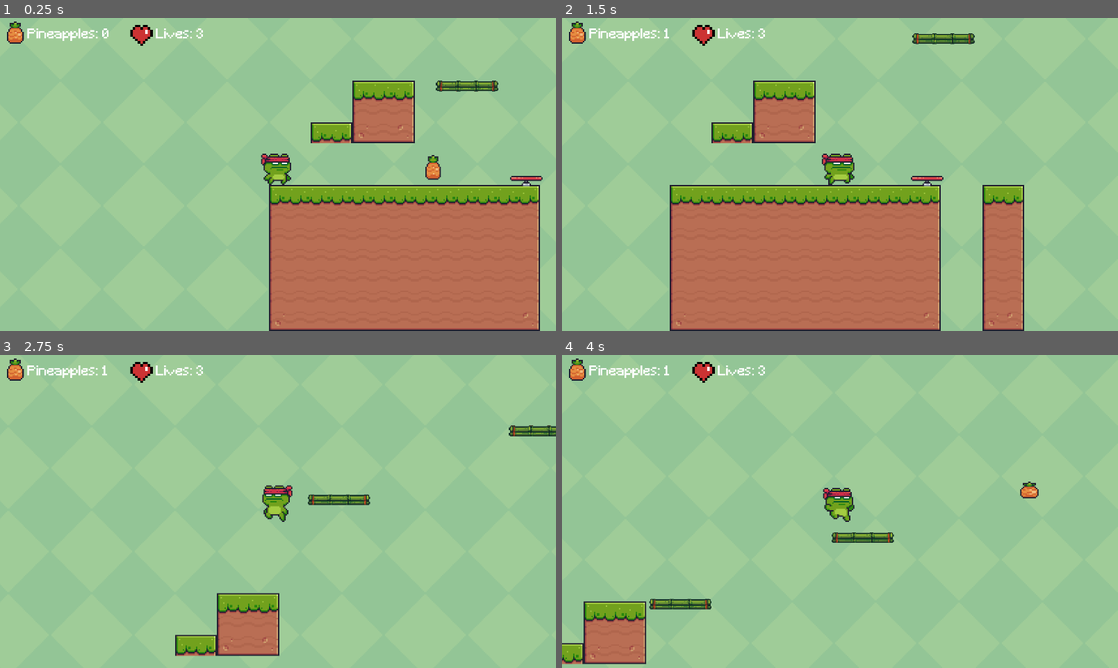
Above: before the commit, frames 1-4 (two rows, left to right).
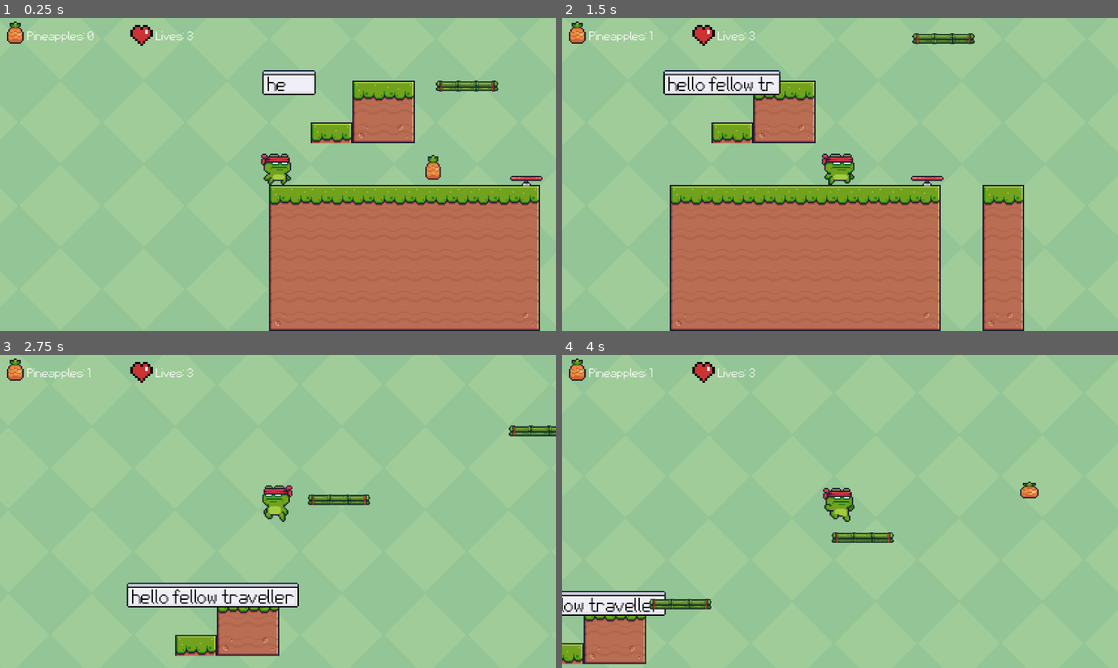
Above: after the commit, the same moments.

Repository: GuyHev/PlatformerGame
Game: Godot game, scene res://scenes/Game.tscn
Two runs of this game, one before a commit and one after it. Both use one fixed random seed, a clock stepped at 60 frames per second and the inputs below.
Inputs:
- Up to frame 1 (0.25 s): no input
- Up to frame 2 (1.5 s): hold D (move_right) from 0.53 s (still down); tap Space (jump) at 0.77 s
- Up to frame 3 (2.75 s): tap Space (jump) at 1.52 s; release D (move_right) at 2.03 s; hold A (move_left) from 2.03 s (still down)
- Up to frame 4 (4 s): release A (move_left) at 2.78 s; hold D (move_right) from 2.78 s (still down); tap Space (jump) at 3.02, 3.77 s

The runs differ from the first frame. In frame 1, 1.2% of the frame differs, in the area x 4-57%, y 3-25%; in frame 2, 2.1%; in frame 3, 2.9%, in the area x 4-54%, y 3-81%; in frame 4, 1.8%.

Commit message:
added dialog box + changed font

Diff:
--- a/scenes/Game.tscn
+++ b/scenes/Game.tscn
@@ -2,7 +2,7 @@
 
 [ext_resource type="Script" uid="uid://bicyt60lsoeg6" path="res://scripts/Level_manager.gd" id="1_78awf"]
 [ext_resource type="Script" uid="uid://o0o5yuuec682" path="res://scripts/main_game.gd" id="1_s0nni"]
-[ext_resource type="PackedScene" uid="uid://1u2iidrhp6my" path="res://scenes/UI.tscn" id="2_3xj3m"]
+[ext_resource type="PackedScene" uid="uid://1u2iidrhp6my" path="res://scenes/HUD.tscn" id="2_3xj3m"]
 
 [node name="Main_Game" type="Node2D"]
 script = ExtResource("1_s0nni")
--- /dev/null
+++ b/scenes/dialog_box.tscn
@@ -0,0 +1,34 @@
+[gd_scene load_steps=4 format=3 uid="uid://f7hu3476fi2h"]
+
+[ext_resource type="Texture2D" uid="uid://daqsxwnmysh8p" path="res://assets/Custom made/dialog_box.png" id="1_txdcs"]
+[ext_resource type="FontFile" uid="uid://3eyby7pentyu" path="res://assets/Fonts/pixel font.ttf" id="2_cf5v1"]
+[ext_resource type="Script" uid="uid://yfcfqpfgxyiy" path="res://scripts/dialog_box.gd" id="3_1aoee"]
+
+[node name="DialogBox" type="MarginContainer"]
+offset_right = 41.0
+offset_bottom = 17.0
+
+[node name="NinePatchRect" type="NinePatchRect" parent="."]
+layout_mode = 2
+texture = ExtResource("1_txdcs")
+region_rect = Rect2(-0.0315228, -0.0471287, 15.1078, 15.0718)
+patch_margin_left = 2
+patch_margin_top = 6
+patch_margin_right = 2
+patch_margin_bottom = 3
+
+[node name="MarginContainer" type="MarginContainer" parent="."]
+layout_mode = 2
+theme_override_constants/margin_left = 4
+theme_override_constants/margin_top = 2
+theme_override_constants/margin_right = 4
+theme_override_constants/margin_bottom = 0
+
+[node name="Label" type="Label" parent="MarginContainer"]
+layout_mode = 2
+theme_override_colors/font_color = Color(0, 0, 0, 1)
+theme_override_fonts/font = ExtResource("2_cf5v1")
+theme_override_font_sizes/font_size = 15
+text = "meodd"
+vertical_alignment = 1
+script = ExtResource("3_1aoee")
--- a/scenes/level_1.tscn
+++ b/scenes/level_1.tscn
@@ -9,6 +9,7 @@
 [ext_resource type="PackedScene" uid="uid://bgej6e06ngyx" path="res://scenes/killzone.tscn" id="7_6dial"]
 [ext_resource type="PackedScene" uid="uid://dnhdrmdgoxhr7" path="res://scenes/tramp.tscn" id="8_7nomh"]
 [ext_resource type="PackedScene" uid="uid://83ehdlg1xast" path="res://scenes/next_level_door.tscn" id="9_1s4pk"]
+[ext_resource type="PackedScene" uid="uid://f7hu3476fi2h" path="res://scenes/dialog_box.tscn" id="10_2y5yt"]
 
 [sub_resource type="TileSetAtlasSource" id="TileSetAtlasSource_lnu2h"]
 texture = ExtResource("2_2y5yt")
@@ -361,3 +362,9 @@
 
 [node name="next_level_door" parent="." instance=ExtResource("9_1s4pk")]
 position = Vector2(330, -29)
+
+[node name="DialogBox" parent="." instance=ExtResource("10_2y5yt")]
+offset_left = -35.0
+offset_top = -114.0
+offset_right = 6.0
+offset_bottom = -97.0
--- /dev/null
+++ b/scripts/dialog_box.gd
@@ -0,0 +1,30 @@
+extends Label
+
+
+@onready var label: Label = $"."
+@onready var dialog_box: MarginContainer = $"../.."
+
+var full_text: String = ""
+var typing_speed := 0.09
+var padding := Vector2(30, 30)
+var visibility_timer = 2.0
+
+func _ready():
+	label.text = ""
+	show_text("hello fellow traveller")
+
+func show_text(input_text: String):
+	full_text = input_text
+	start_typing()
+
+func start_typing():
+	var i = 0
+	while i <= full_text.length():
+		label.text = full_text.substr(0, i)
+		# Let Label update its layout first
+		await get_tree().process_frame
+		# Wait for typing speed delay
+		await get_tree().create_timer(typing_speed).timeout
+		i += 1
+	await get_tree().create_timer(visibility_timer).timeout
+	dialog_box.queue_free()
Binary file added: assets/Custom made/dialog_box.png
Not shown, added: assets/Custom made/dialog_box.png.import
Binary file changed: assets/Fonts/pixel font.ttf
Renamed: scenes/UI.tscn -> scenes/HUD.tscn
Not shown: 1 places in scenes/level_1.tscn that only renumber resources
Not shown, added: scripts/dialog_box.gd.uid
